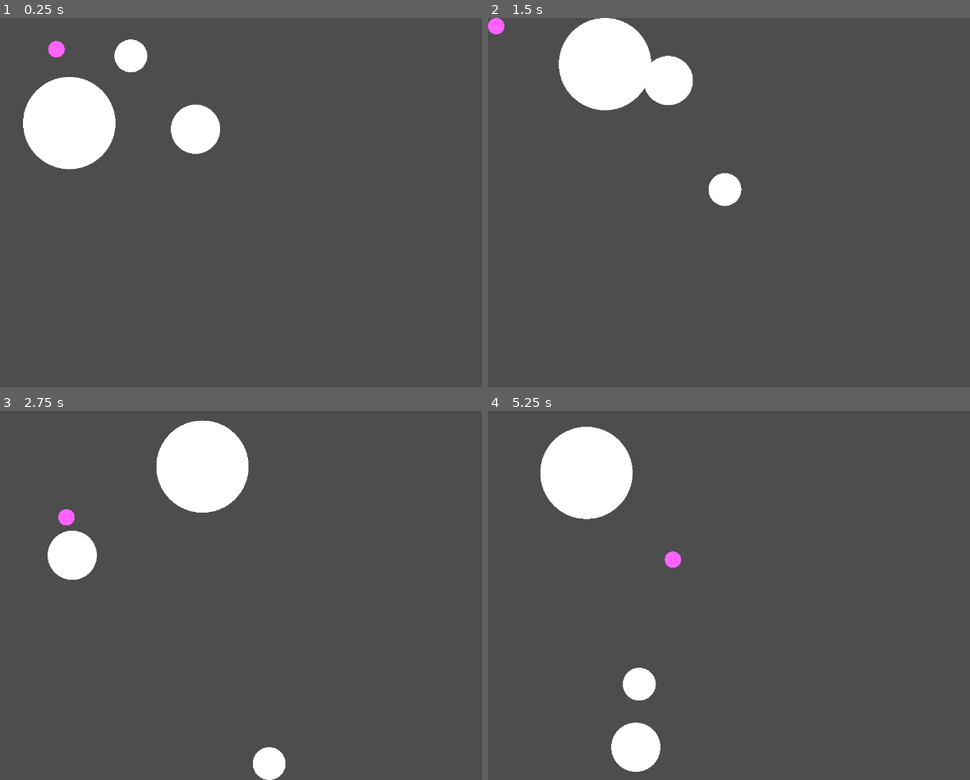
Above: before the commit, frames 1-4 (two rows, left to right).
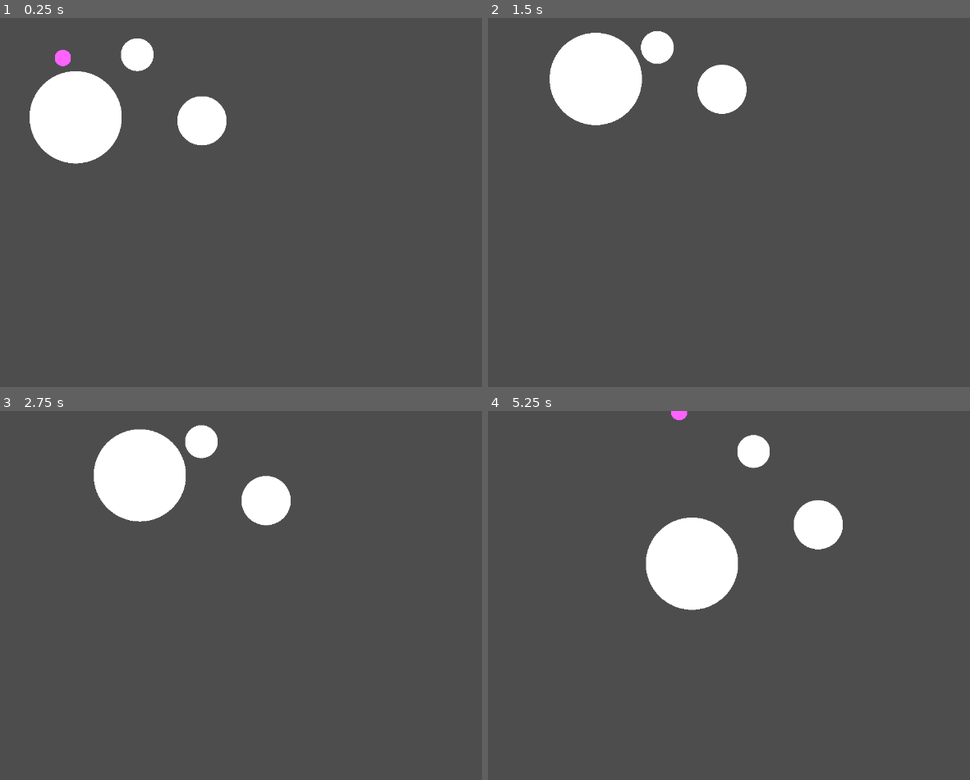
Above: after the commit, the same moments.

Repository: tiomke/bubbleout
Game: Godot game, scene res://gameplay.tscn
The game is run twice, just before and just after one commit, with the same random seed, the same clock (stepped at 60 frames per second) and the same inputs.
Inputs (mouse positions are in pixels of both pictures, inside the frame that each line leads up to):
- Up to frame 1 (0.25 s): no input
- Up to frame 2 (1.5 s): move the mouse to (516, 73) at 0.52 s; click (516, 73) at 0.67 s; move the mouse to (762, 125) at 1.27 s; click (762, 125) at 1.42 s
- Up to frame 3 (2.75 s): move the mouse to (241, 455) at 2.02 s; click (241, 455) at 2.17 s
- Up to frame 4 (5.25 s): move the mouse to (560, 554) at 2.77 s; click (560, 554) at 2.92 s; move the mouse to (outside the picture) at 3.52 s; click (outside the picture) at 3.67 s; move the mouse to (618, 540) at 4.27 s; click (618, 540) at 4.42 s; move the mouse to (849, 595) at 5.02 s; click (849, 595) at 5.17 s

The runs differ from the first frame. In frame 1, 2.0% of the frame differs, in the area x 4-48%, y 5-42%; in frame 2, 4.8%; in frame 3, 8.4%; in frame 4, 11%, in the area x 10-74%, y 0-98%.

Commit message:
add a berlin test;add bubble wave move

Diff:
--- a/bubble.gd
+++ b/bubble.gd
@@ -1,29 +1,32 @@
 extends Node2D
 
+# 配置项
 @export var color:Color
+@export var radius:int
+@export var speed:int
+
 var _color:Color
-@export var radius:int
+
+# 引用项
 @onready var collision_shape_2d:CollisionShape2D = $Area2D/CollisionShape2D
 
+# 手势相关标记
 var is_mouse_in_shape:=false
-var is_triggered = false
+var is_triggered := false
 
-# 布朗运动参数
-@export var speed = 1.0 # 移动速度
-@export var diffusion_coefficient = 10.0 # 扩散系数，影响随机移动幅度
-@export var time_step = 0.3 # 每次更新的时间间隔（伪随机步长）
-var random
-var velocity = Vector2.ZERO
+# 随机移动
+var random:RandomNumberGenerator
 var safe_dist = Vector2.ZERO
-
-func _init():
-	prints("_init",_color.r,_color.g,_color.b,get_path())
-	prints("_init color",color.r,color.g,color.b,get_path())
+var wave_noise := FastNoiseLite.new()
 
 # 导出的变量，也要在 ready 后才生效
 func _ready():
+	# 独立的随机数生成器
 	random = RandomNumberGenerator.new()
 	random.randomize()
+	init_wave_move(position)
+
+
 	prints("_ready rand",random.randf())
 	var shape = CircleShape2D.new()
 	shape.radius = radius
@@ -78,20 +81,25 @@
 		if Input.is_mouse_button_pressed(MOUSE_BUTTON_LEFT):
 			join_chain()
 
-var time_gap = 0
 func _process(delta):
-	time_gap += delta
-	if time_gap > time_step:
-		move_brownian()
-		time_gap = 0
-	var new_pos = position + velocity
-	position = new_pos.clamp(safe_dist, get_viewport_rect().size-safe_dist)
+	position = step_wave_move(delta)
+	#position = new_pos.clamp(safe_dist, get_viewport_rect().size-safe_dist)
 
-func move_brownian():
-	# 计算随机偏移量
+#region random wave move
+var _wave_init_pos:Vector2
+var _wave_pos:=Vector2.ZERO
+var _wave_x_scale=0.5 #值越大，采样间距越大
+var _wave_y_scale=200 #值越大，浮动范围越大
 
-	var displacement = diffusion_coefficient * random.randf()
-	var angle = random.randf()*2*PI
-	var step_vector = Vector2(displacement * cos(angle), displacement * sin(angle))
-	# 更新位置并限制在屏幕内
-	velocity = step_vector
+func init_wave_move(init_pos): # x,y 为泡泡的初始位置
+	wave_noise.seed = random.randi()
+	wave_noise.noise_type = FastNoiseLite.TYPE_PERLIN
+	wave_noise.fractal_octaves = 1
+	wave_noise.frequency = 1.0 / 100.0 # 后面的20 是晶格的间距，值越大，晶格间距越大
+	_wave_init_pos = init_pos
+
+func step_wave_move(delta):
+	_wave_pos.x += speed*delta
+	_wave_pos.y = wave_noise.get_noise_1d(_wave_x_scale*_wave_pos.x)*_wave_y_scale
+	return _wave_init_pos + _wave_pos
+#endregion
--- a/bubble.tscn
+++ b/bubble.tscn
@@ -8,6 +8,7 @@
 script = ExtResource("1_slgsi")
 color = Color(1, 1, 1, 1)
 radius = 16
+speed = 50
 
 [node name="Area2D" type="Area2D" parent="."]
 collision_mask = 2
--- /dev/null
+++ b/noise_test.gd
@@ -0,0 +1,33 @@
+extends Node2D
+
+@onready var bubble = $Bubble
+
+var _noise = FastNoiseLite.new()
+
+var ypos = 0
+var speed = 200
+
+func _ready():
+	randomize()
+	# Configure the FastNoiseLite instance.
+	_noise.noise_type = FastNoiseLite.NoiseType.TYPE_PERLIN # 柏林噪声
+	_noise.seed = randi() # 添加种子
+	_noise.fractal_octaves = 1 # 数字越大，曲线细节越多
+	_noise.frequency = 1.0 / 100.0 # 后面的20 是晶格的间距，值越大，晶格间距越大。
+
+	# 居中显示
+	ypos = get_viewport_rect().size.y/2
+	bubble.position.x = 20
+
+# 处理泡泡的移动
+func _process(delta):
+	bubble.position.x += speed*delta
+	bubble.position.y = _noise.get_noise_1d(bubble.position.x/2)*200 + ypos # 这里除以2和乘以200都是曲线的缩放参数
+
+# 绘制曲线
+func _draw():
+	for i in 1000:
+		var height = get_viewport_rect().size.y
+		var x = i
+		var y = _noise.get_noise_1d(i)*300 + height/2
+		draw_rect(Rect2(x*2,y,5,5),Color(1,0,0))
--- /dev/null
+++ b/noise_test.tscn
@@ -0,0 +1,10 @@
+[gd_scene load_steps=3 format=3 uid="uid://bw81qhc5nlcp4"]
+
+[ext_resource type="Script" path="res://noise_test.gd" id="1_ysugo"]
+[ext_resource type="PackedScene" uid="uid://wdc7bc23k150" path="res://bubble.tscn" id="2_trgck"]
+
+[node name="NoiseTest" type="Node2D"]
+script = ExtResource("1_ysugo")
+
+[node name="Bubble" parent="." instance=ExtResource("2_trgck")]
+radius = 90
